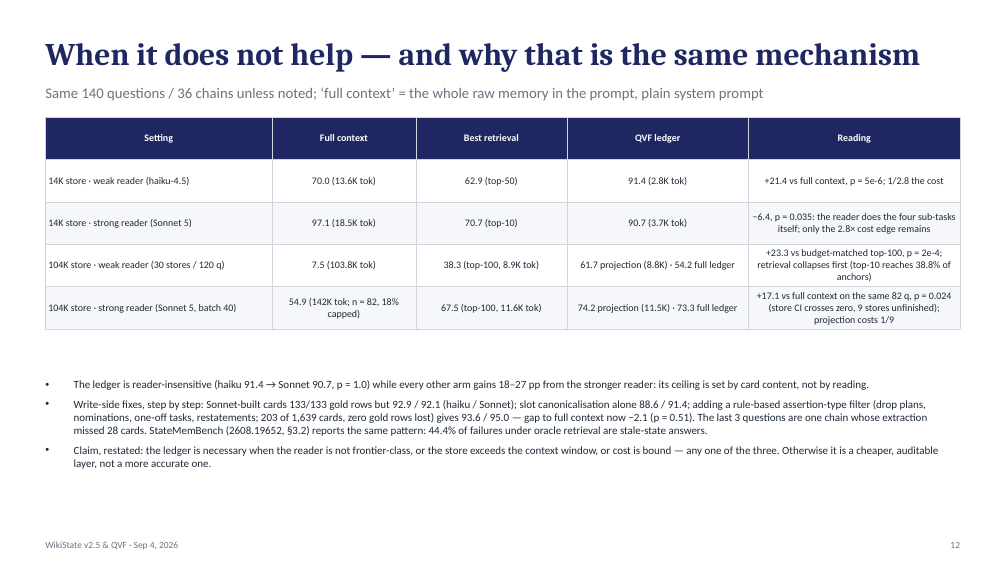
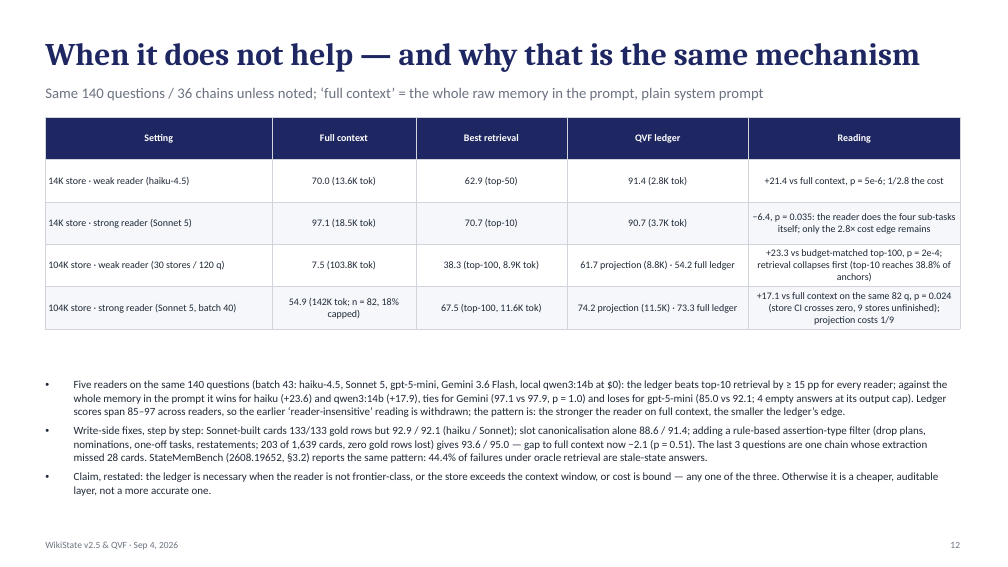
Before and after one commit to jeremyz12/qvf_withcontroller, a slide deck: slide 12 of results/weekly_report_20260904.pptx. Drawn at 1008x567 pixels with LibreOffice and Linux fonts; fonts in the diff are those of the drawing. Boxes give left, top, right and bottom in pixels: in the first picture for what was removed or moved away, otherwise in the second. Text is boxed around its words. In the diff, an @@ line names an element or a change of style, - is before the commit and + after.

```diff
--- a/results/weekly_report_20260904.pptx
+++ b/results/weekly_report_20260904.pptx
@@ text at [74, 380, 948, 417]: text changed @@
-• The ledger is reader-insensitive (haiku 91.4 → Sonnet 90.7, p = 1.0) while every other arm gains 18–27 pp from the stronger reader: its ceiling is set by card content, not by reading.
+• Five readers on the same 140 questions (batch 43: haiku-4.5, Sonnet 5, gpt-5-mini, Gemini 3.6 Flash, local qwen3:14b at $0): the ledger beats top-10 retrieval by ≥ 15 pp for every reader; against the whole memory in the prompt it wins for haiku (+23.6) and qwen3:14b (+17.9), ties for Gemini (97.1 vs 97.9, p = 1.0) and loses for gpt-5-mini (85.0 vs 92.1; 4 empty answers at its output cap). Ledger scores span 85–97 across readers, so the earlier ‘reader-insensitive’ reading is withdrawn; the pattern is: the stronger the reader on full context, the smaller the ledger’s edge.
```
Also in this commit, not shown: 2 other files.
